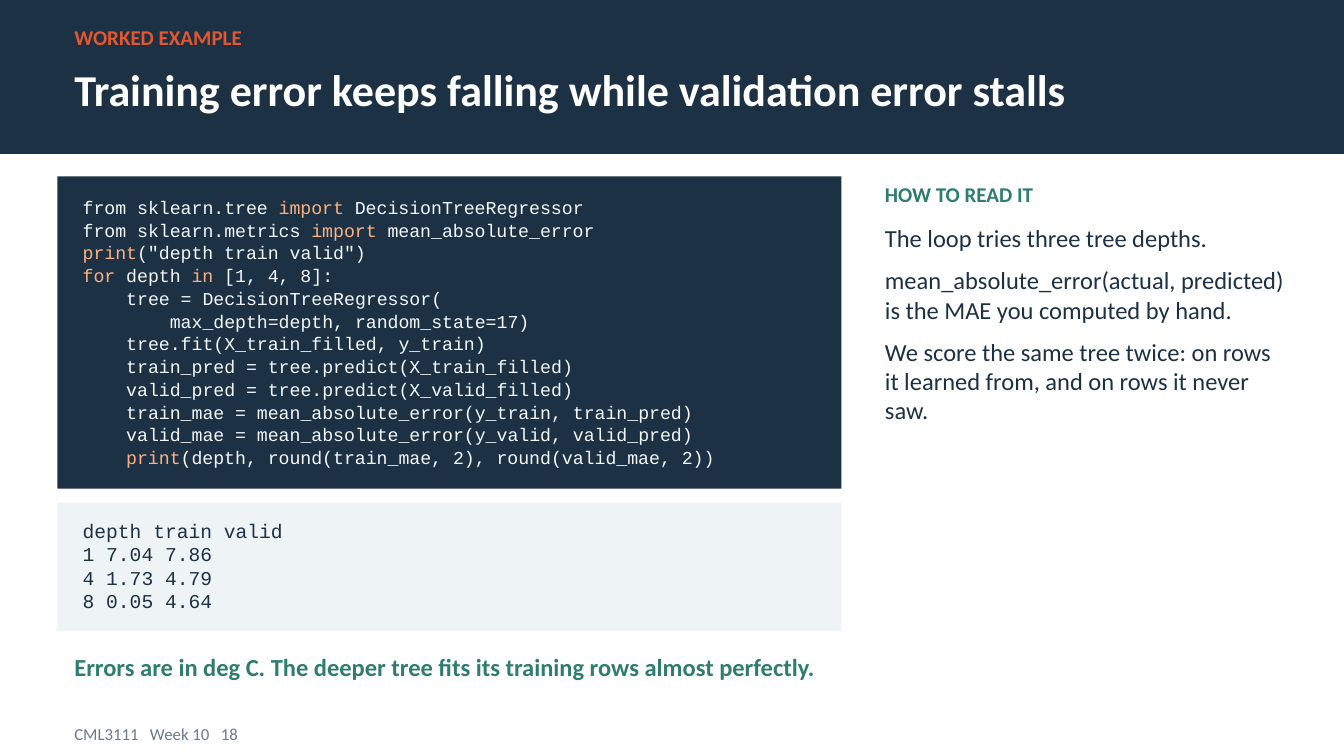
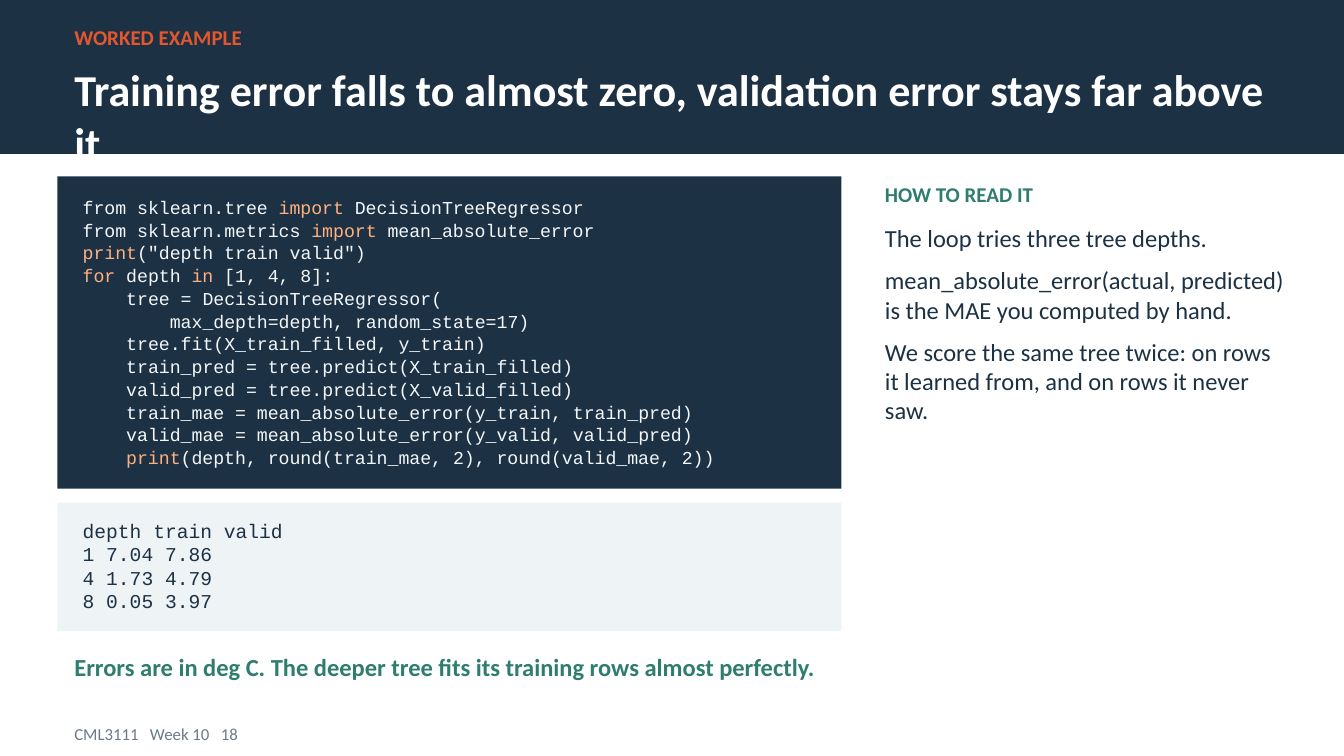
Before and after one commit to Jotham566/teaching-material, a slide deck: slide 18 of IUEA_Teaching_Plan/decks/CML3111_Week10_Engineering.pptx. Drawn at 1344x756 pixels with LibreOffice and Linux fonts; fonts in the diff are those of the drawing. Boxes give left, top, right and bottom in pixels: in the first picture for what was removed or moved away, otherwise in the second. Text is boxed around its words. In the diff, an @@ line names an element or a change of style, - is before the commit and + after.

```diff
--- a/IUEA_Teaching_Plan/decks/CML3111_Week10_Engineering.pptx
+++ b/IUEA_Teaching_Plan/decks/CML3111_Week10_Engineering.pptx
@@ text at bbox=[74, 75, 1263, 154]: text changed @@
-Training error keeps falling while validation error stalls
+Training error falls to almost zero, validation error stays far above it
@@ text at bbox=[83, 595, 212, 608]: text changed @@
-8 0.05 4.64
+8 0.05 3.97
```
Also in this commit, not shown: 3 other slides changed, 55 other files.
